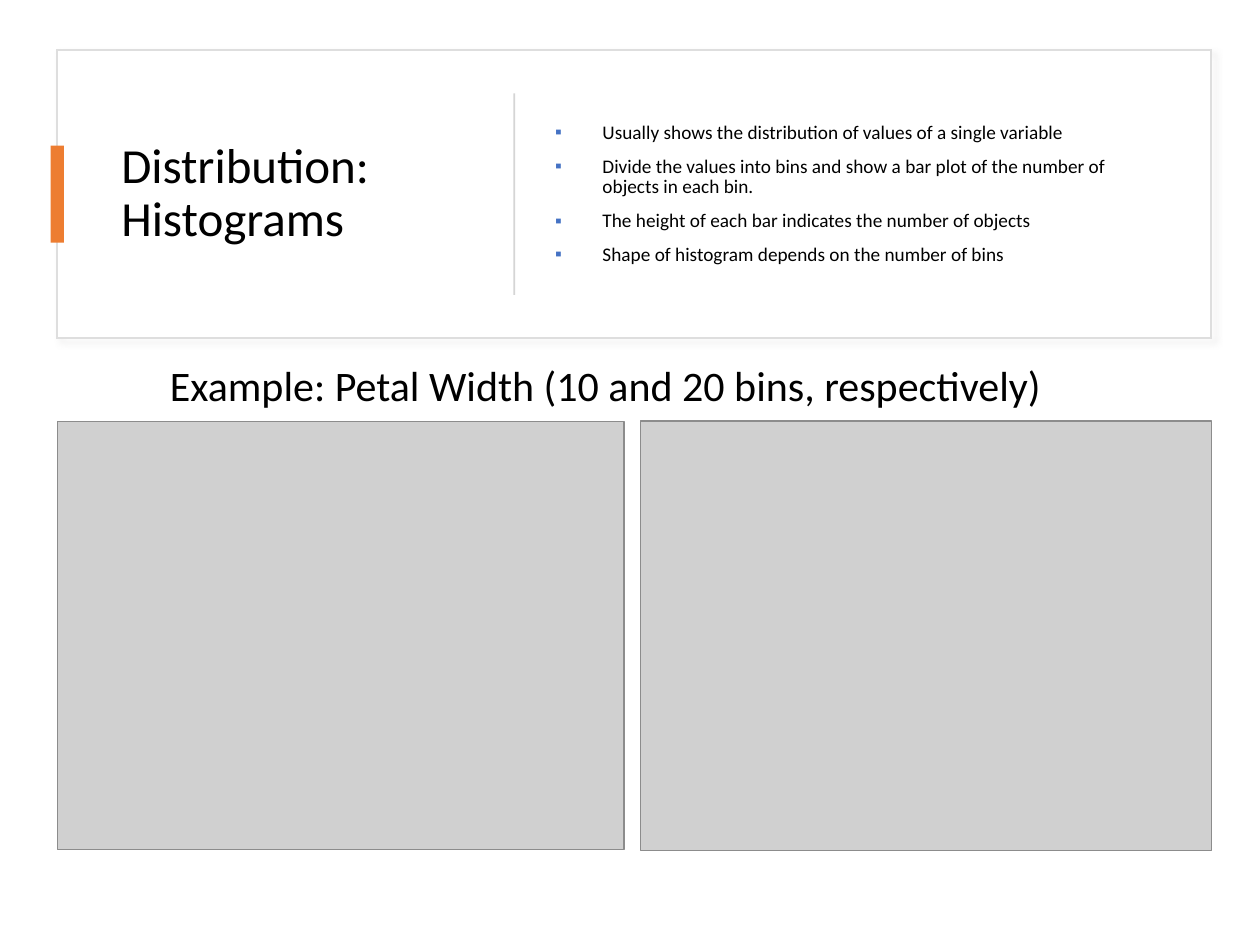
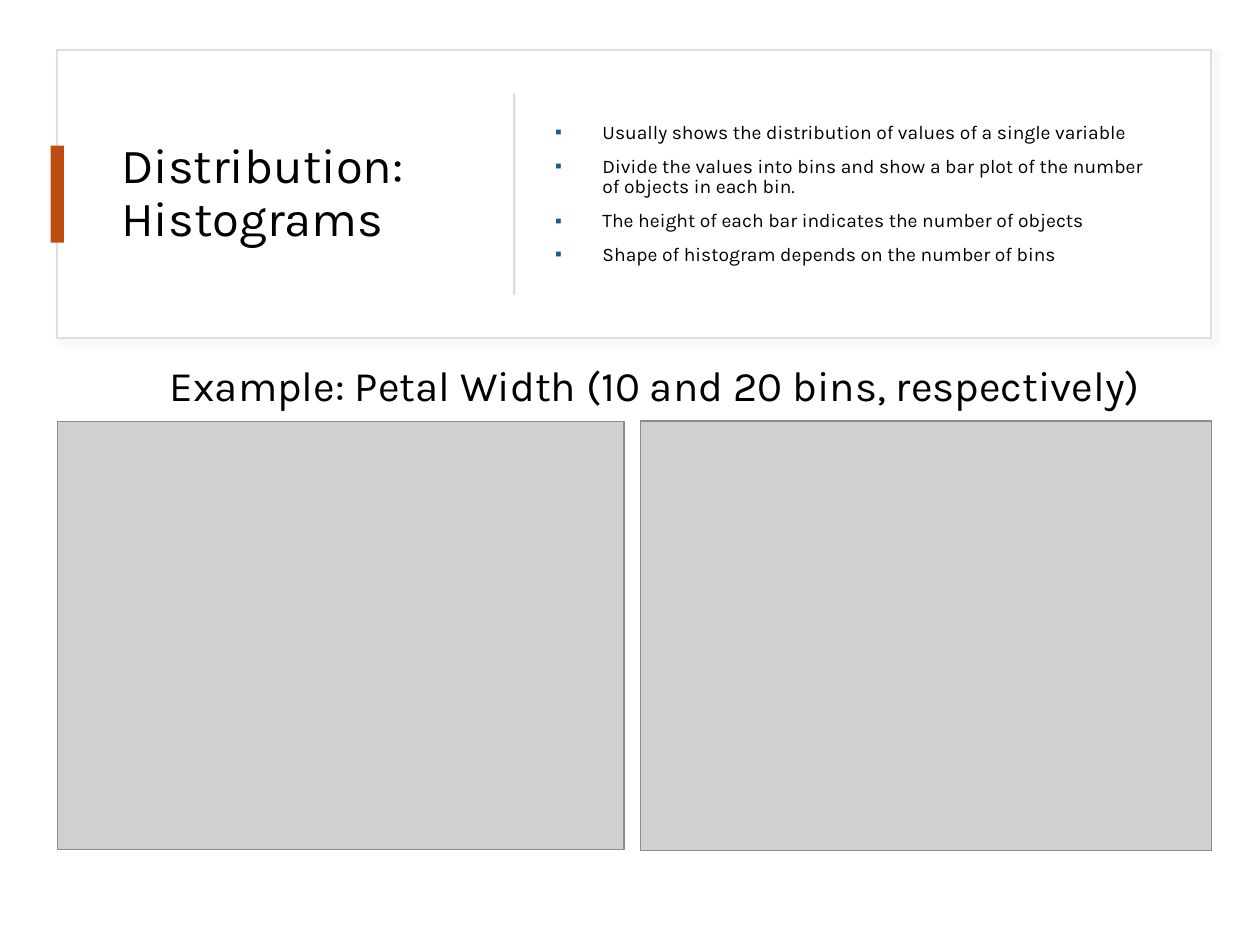
Before and after one commit to mhahsler/Introduction_to_Data_Mining_R_Examples, a slide deck: slide 23 of slides/chap2_exploration.pptx. Drawn at 1260x945 pixels with LibreOffice and Linux fonts; fonts in the diff are those of the drawing; grey boxes stand for pictures. Boxes give left, top, right and bottom in pixels: in the first picture for what was removed or moved away, otherwise in the second. Text is boxed around its words. In the diff, an @@ line names an element or a change of style, - is before the commit and + after.

```diff
--- a/slides/chap2_exploration.pptx
+++ b/slides/chap2_exploration.pptx
@@ rectangle at (x1=57, y1=50, x2=1211, y2=338): shadow changed @@
@@ title "Distribution: Histograms" at (x1=121, y1=149, x2=403, y2=248): font Calibri to Karla @@
@@ text "Usually shows the distribution of ..." at (x1=602, y1=125, x2=1143, y2=266): font Calibri to Karla; bullet colour #4472C4 to #156082 @@
@@ rectangle at (x1=50, y1=146, x2=63, y2=243): fill #ED7D31 to #BE4D14 @@
@@ text "Example: Petal Width (10 and ..." at (x1=170, y1=370, x2=1140, y2=412): font Calibri to Karla @@
```
Also in this commit, not shown: 35 other slides changed, 1 other file.
